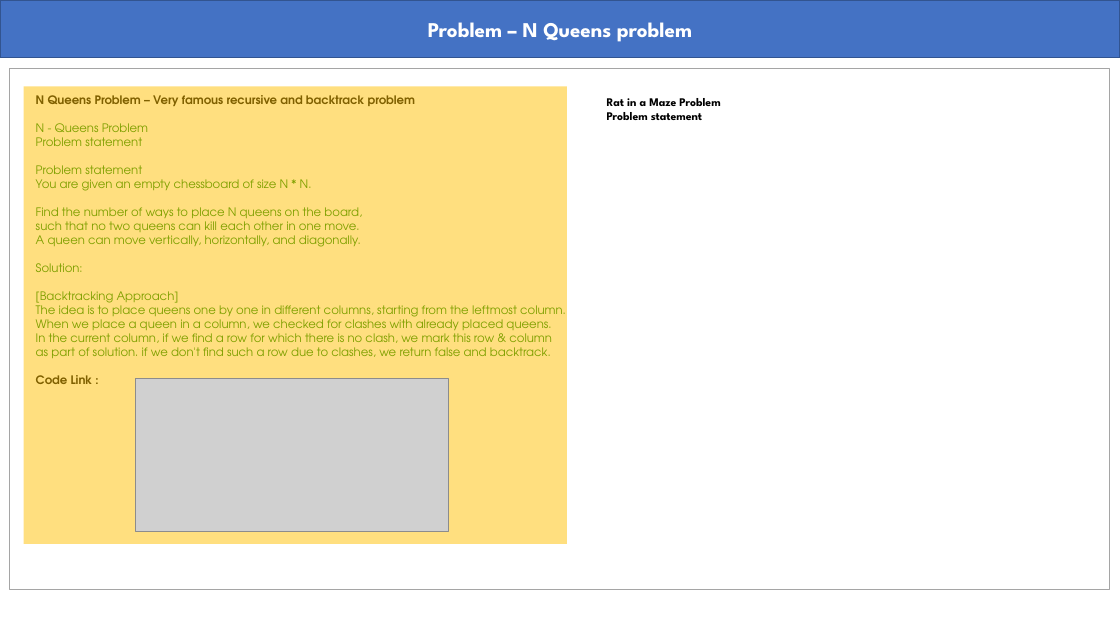
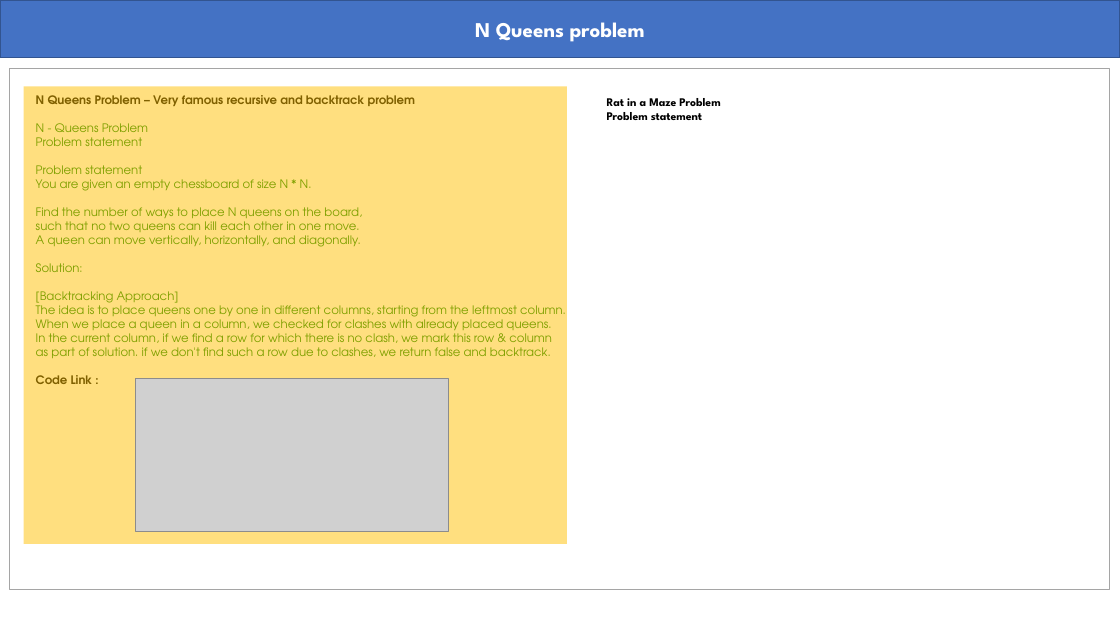
Before and after one commit to abmishra1234/4AM_Club_Coding, a slide deck: slide 10 of RecursionAndBacktracking/Recursion_Backtracking.pptx. Drawn at 1120x630 pixels with LibreOffice and Linux fonts; fonts in the diff are those of the drawing; grey boxes stand for pictures. Boxes give left, top, right and bottom in pixels: in the first picture for what was removed or moved away, otherwise in the second. Text is boxed around its words. In the diff, an @@ line names an element or a change of style, - is before the commit and + after.

```diff
--- a/RecursionAndBacktracking/Recursion_Backtracking.pptx
+++ b/RecursionAndBacktracking/Recursion_Backtracking.pptx
@@ text in rectangle at [475,22,645,42]: text changed @@
-Problem – N Queens problem
+N Queens problem
```
Also in this commit, not shown: 2 other slides changed, 1 slide added.
